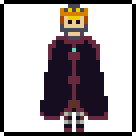
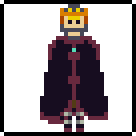
Before/after of a 136×136 layered artwork. What changed in the layer stack:
showed "8" over (x1=40, y1=96, x2=76, y2=124)
showed "7" over (x1=40, y1=96, x2=76, y2=124)
showed "6" over (x1=40, y1=96, x2=76, y2=124)
showed "5" over (x1=40, y1=96, x2=76, y2=124)
showed "4" over (x1=40, y1=96, x2=76, y2=124)
showed "3" over (x1=40, y1=96, x2=76, y2=124)
showed "2" over (x1=40, y1=96, x2=76, y2=124)
